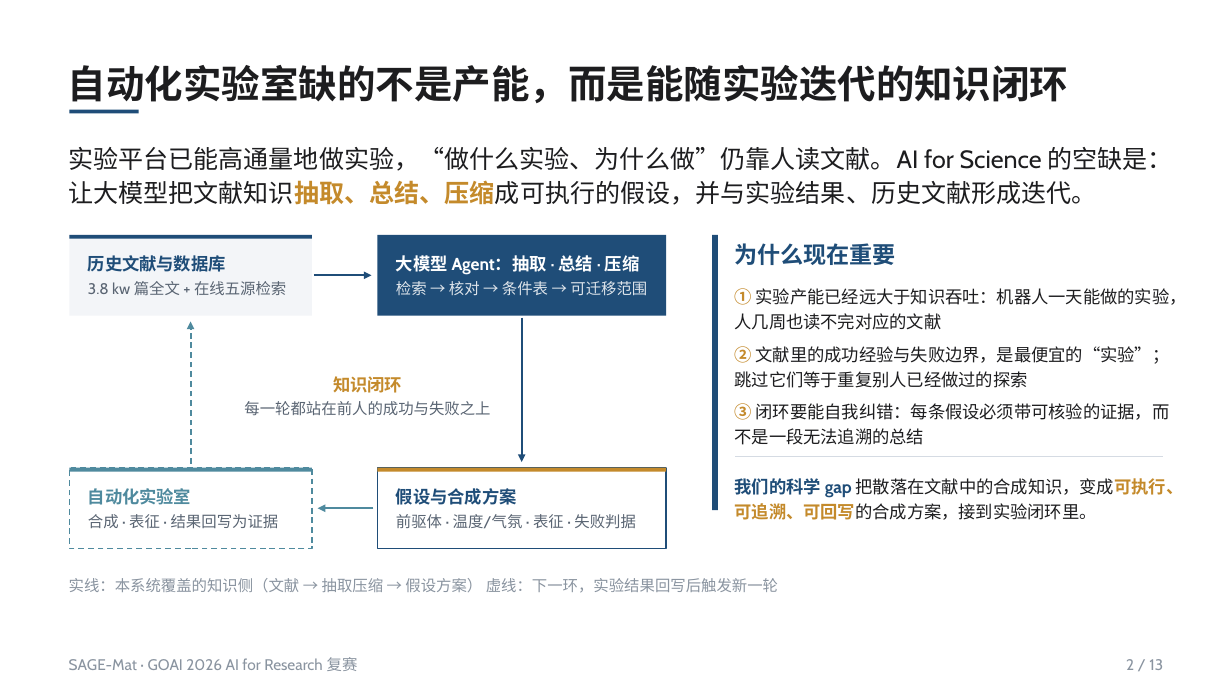
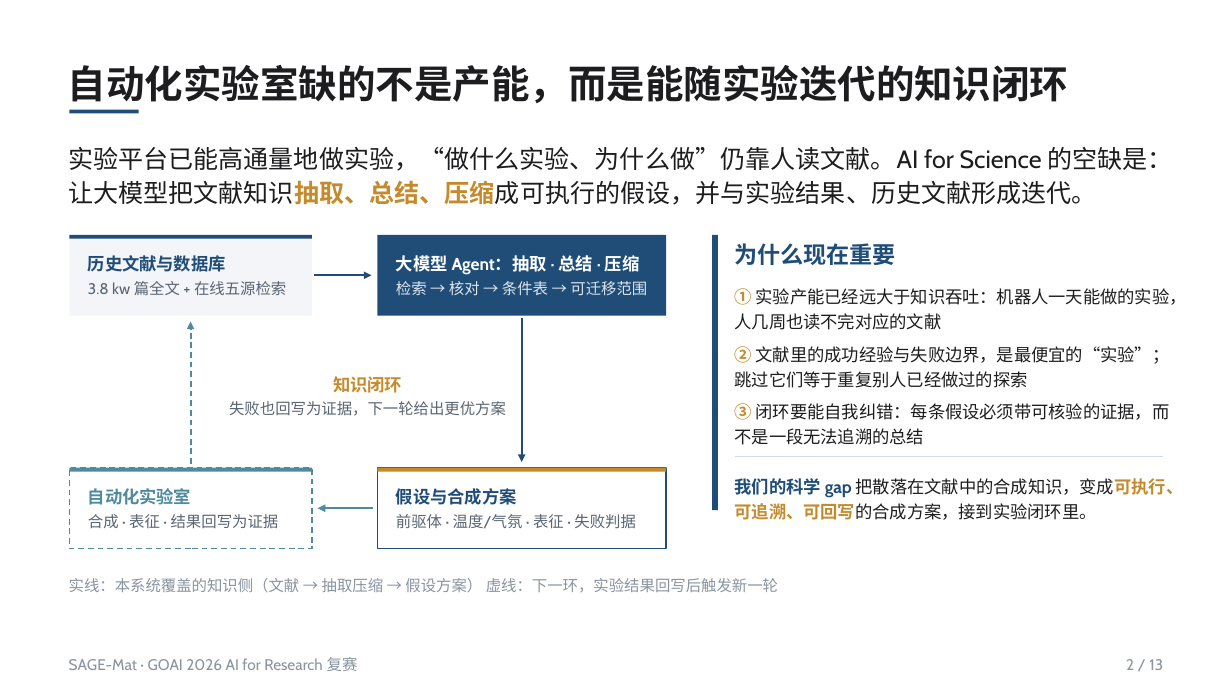
Before and after one commit to asimfish/goai_research, a slide deck: slide 2 of submission/方案说明PPT/SAGE-Mat_复赛方案说明.pptx. Drawn at 1232x693 pixels with LibreOffice and Linux fonts; fonts in the diff are those of the drawing. Boxes give left, top, right and bottom in pixels: in the first picture for what was removed or moved away, otherwise in the second. Text is boxed around its words. In the diff, an @@ line names an element or a change of style, - is before the commit and + after.

```diff
--- a/submission/方案说明PPT/SAGE-Mat_复赛方案说明.pptx
+++ b/submission/方案说明PPT/SAGE-Mat_复赛方案说明.pptx
@@ text at <box>229,401,506,416</box>: text changed @@
-每一轮都站在前人的成功与失败之上
+失败也回写为证据，下一轮给出更优方案
```
Also in this commit, not shown: 5 other slides changed, 1 slide added, 1 slide removed, 26 other files.
